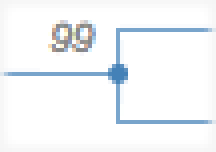
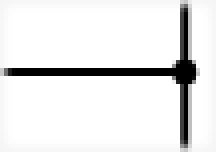
Layer changes from the first (216, 152) image to the second:
added group "conflict status" with 5 layers above "OLD STUFF" over [0, 0, 216, 152]
added layer "neutral child stems" in group "conflict status" over [172, 0, 200, 152]
added layer "Undetermined" in group "conflict status" over [0, 0, 216, 152]
moved "outgroup" into group "OLD STUFF" over [0, 0, 216, 152]
hid "normal label", painted on it over [40, 20, 116, 72]
added layer "outgroup #1" over [0, 0, 216, 152]
